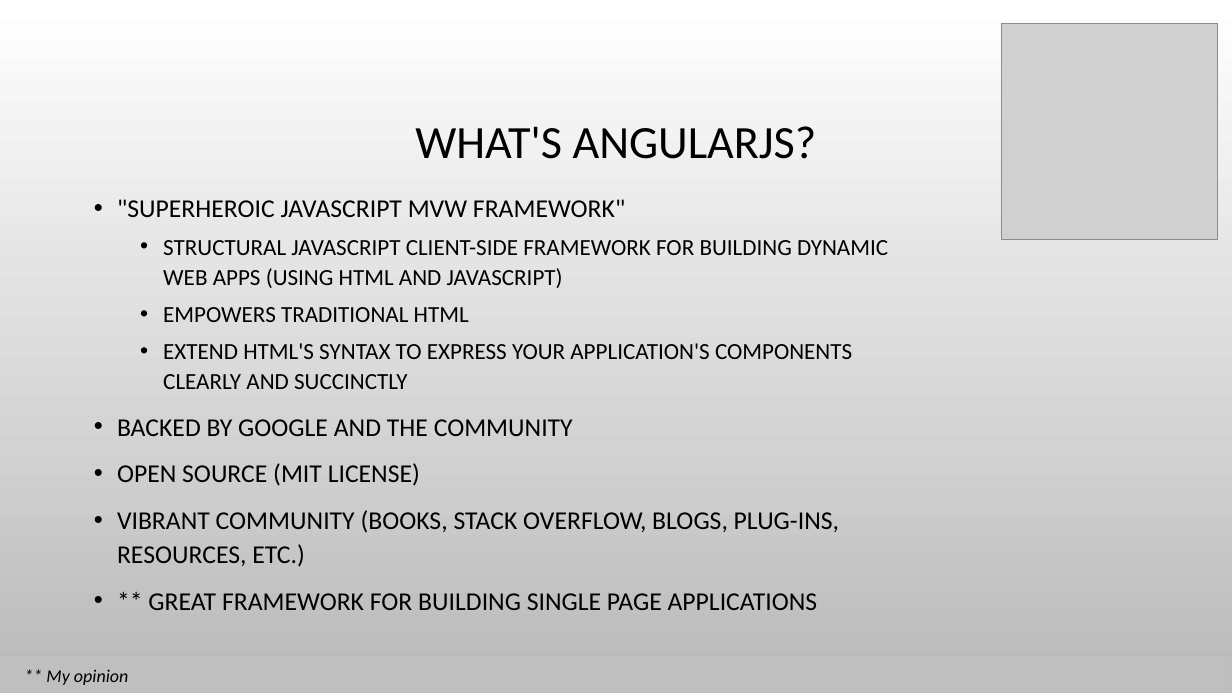
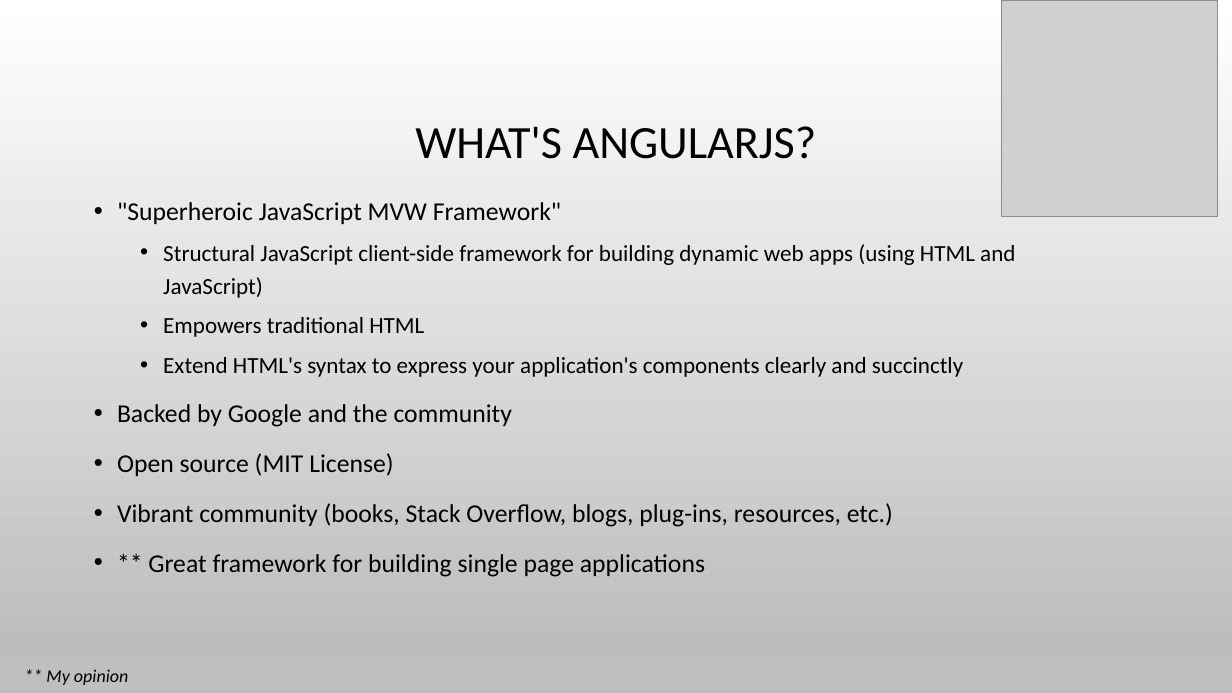
Before and after one commit to spietrek/spsdc2015, a slide deck: slide 12 of Building SPAs in SharePoint Using AngularJS.pptx (slide 7 before the commit). Drawn at 1232x693 pixels with LibreOffice and Linux fonts; fonts in the diff are those of the drawing; grey boxes stand for pictures; background and template pictures are left out. Boxes give left, top, right and bottom in pixels: in the first picture for what was removed or moved away, otherwise in the second. Text is boxed around its words. In the diff, an @@ line names an element or a change of style, - is before the commit and + after.

```diff
--- a/Building SPAs in SharePoint Using AngularJS.pptx
+++ b/Building SPAs in SharePoint Using AngularJS.pptx
@@ picture: place and size @@
-picture at bbox=[1001, 23, 1217, 239]
+picture at bbox=[1001, 0, 1217, 216]
@@ text at bbox=[117, 202, 1015, 577]: text changed @@
-• "SUPERHEROIC JAVASCRIPT MVW FRAMEWORK"
-  • STRUCTURAL JAVASCRIPT CLIENT-SIDE FRAMEWORK FOR BUILDING DYNAMIC WEB APPS (USING HTML AND JAVASCRIPT)
-  • EMPOWERS TRADITIONAL HTML
-  • EXTEND HTML'S SYNTAX TO EXPRESS YOUR APPLICATION'S COMPONENTS CLEARLY AND SUCCINCTLY
-• BACKED BY GOOGLE AND THE COMMUNITY
-• OPEN SOURCE (MIT LICENSE)
-• VIBRANT COMMUNITY (BOOKS, STACK OVERFLOW, BLOGS, PLUG-INS, RESOURCES, ETC.)
-• ** GREAT FRAMEWORK FOR BUILDING SINGLE PAGE APPLICATIONS
+• "Superheroic JavaScript MVW Framework"
+  • Structural JavaScript client-side framework for building dynamic web apps (using HTML and JavaScript)
+  • Empowers traditional HTML
+  • Extend HTML's syntax to express your application's components clearly and succinctly
+• Backed by Google and the community
+• Open source (MIT License)
+• Vibrant community (books, Stack Overflow, blogs, plug-ins, resources, etc.)
+• ** Great framework for building single page applications
```
Also in this commit, not shown: 14 other slides changed, 9 slides added, 3 slides removed.
